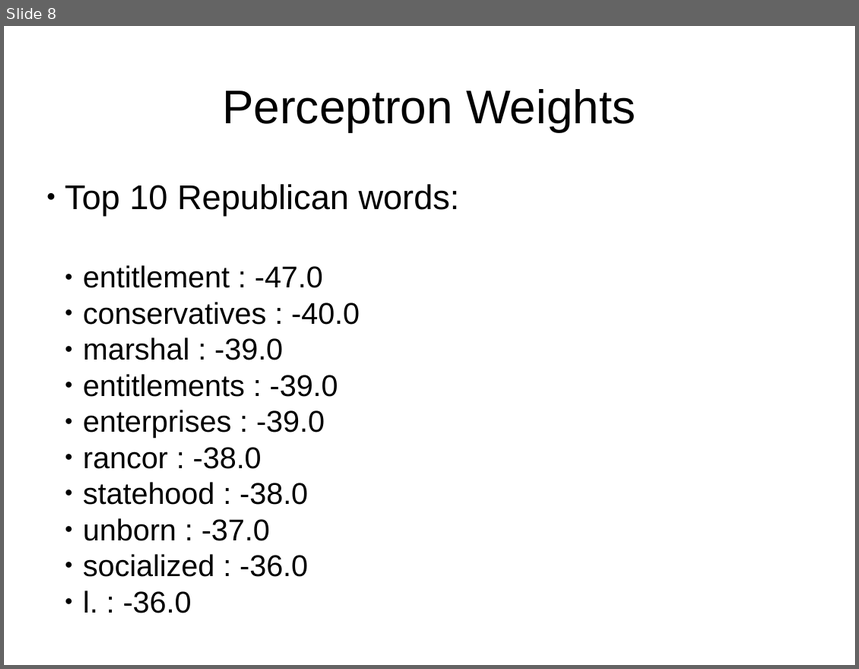
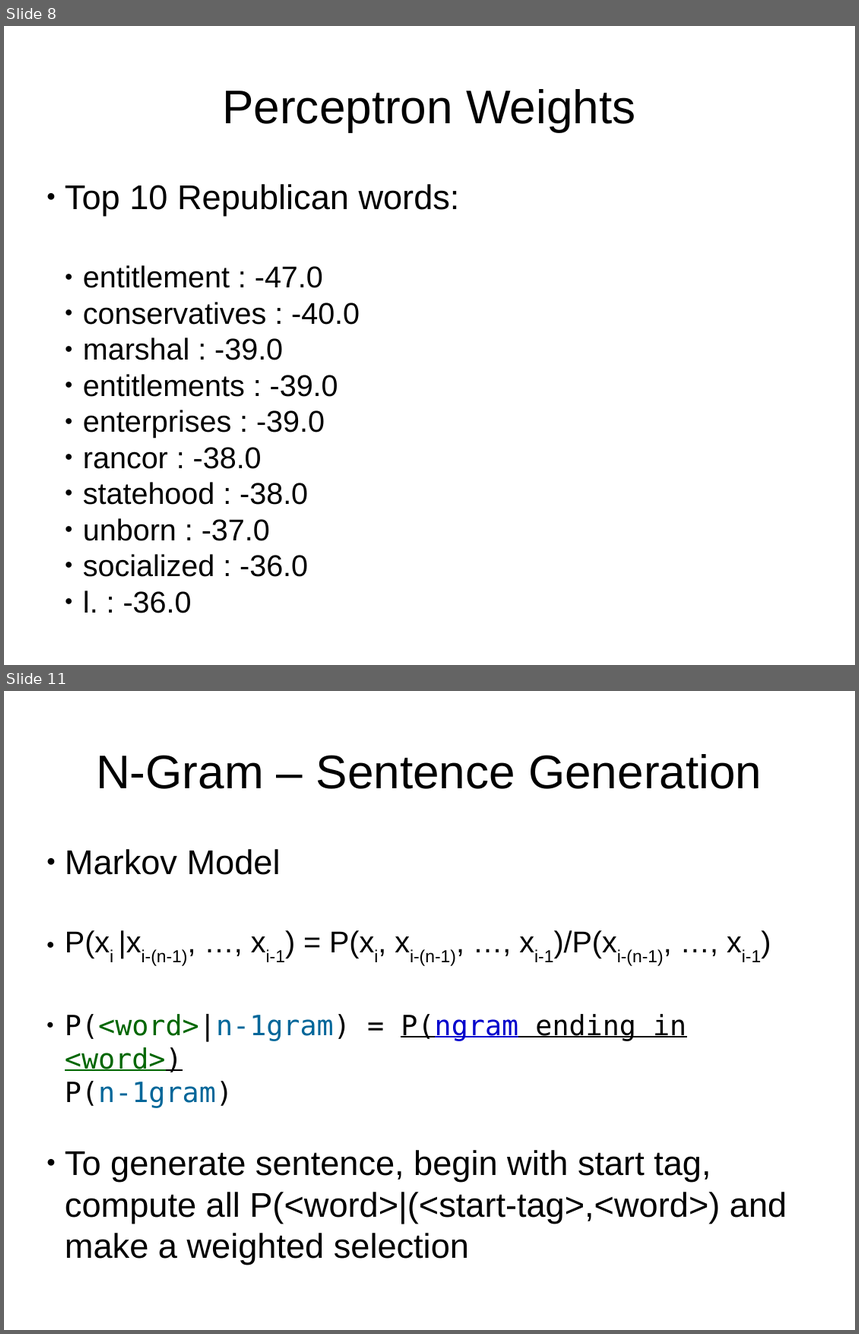
Before and after one commit to erikthiem/PartisanSpeechAnalysis, a slide deck: documents/presentation.odp. Shown one above the other, each under a label of ours: slide 8 before the commit, slides 8 and 11 after it; the slides between them are not shown. The pictures are 859x669 and 859x1334 pixels, drawn with LibreOffice and Linux fonts; fonts in the diff are those of the drawing. Boxes give left, top, right and bottom in pixels: in the first picture for what was removed or moved away, otherwise in the second. Text is boxed around its words. In the diff, an @@ line names an element or a change of style, - is before the commit and + after.

Commit message:
Added files via upload
Added ngram slides to presentation

```diff
--- a/documents/presentation.odp
+++ b/documents/presentation.odp
@@ slide 11 added at (4, 691, 855, 1330), background #FFFFFF @@
@@ text added at (96, 754, 762, 789), 44 pt, text #000000 @@
+N-Gram – Sentence Generation
@@ text added at (65, 849, 787, 1265), 32 pt, text #000000 @@
+● Markov Model
+● P(xi |xi-(n-1), …, xi-1) = P(xi, xi-(n-1), …, xi-1)/P(xi-(n-1), …, xi-1)
+● P(<word>|n-1gram) = P(ngram ending in <word>) P(n-1gram)
+● To generate sentence, begin with start tag, compute all P(<word>|(<start-tag>,<word>) and make a weighted selection
```
Also in this commit, not shown: 1 slide changed, 5 other slides added.
